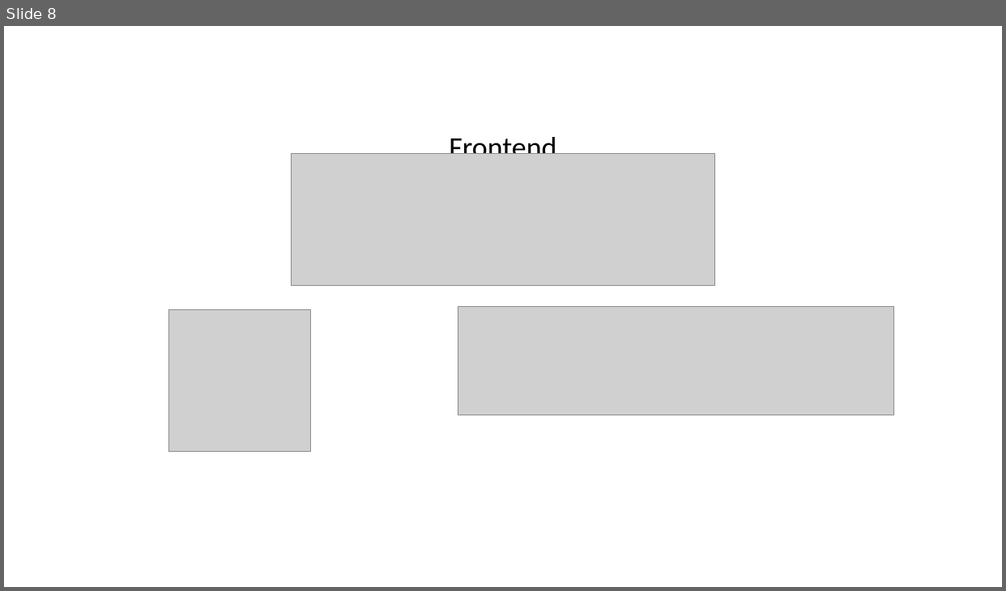
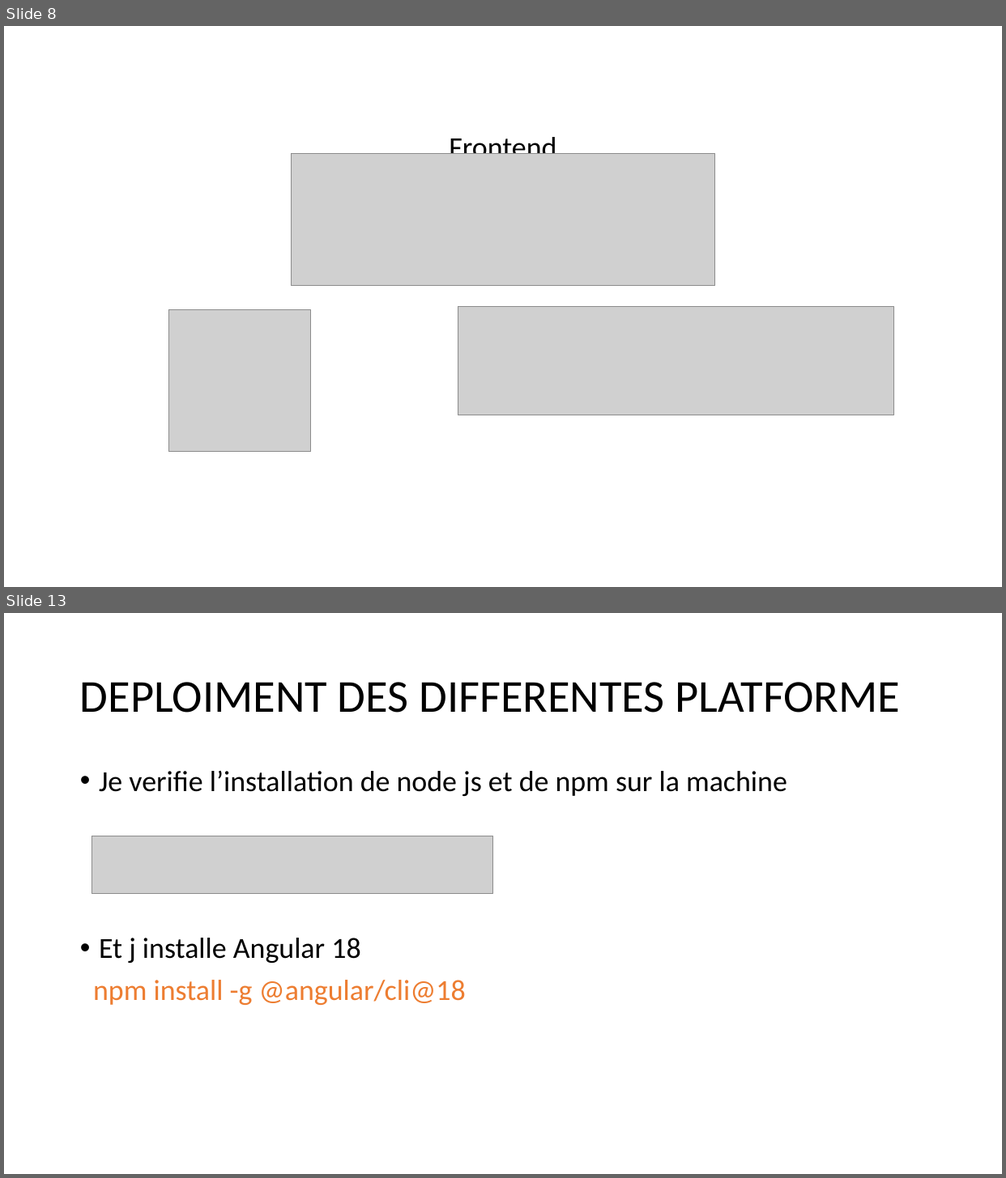
Before and after one commit to Soosuukee/shopcartfinal, a slide deck: SHOPCART.pptx. Shown one above the other, each under a label of ours: slide 8 before the commit, slides 8 and 13 after it; the slides between them are not shown. The pictures are 1006x591 and 1006x1178 pixels, drawn with LibreOffice and Linux fonts; fonts in the diff are those of the drawing; grey boxes stand for pictures. Boxes give left, top, right and bottom in pixels: in the first picture for what was removed or moved away, otherwise in the second. Text is boxed around its words. In the diff, an @@ line names an element or a change of style, - is before the commit and + after.

```diff
--- a/SHOPCART.pptx
+++ b/SHOPCART.pptx
@@ slide 13 added at (x1=4, y1=613, x2=1002, y2=1174), background #FFFFFF @@
@@ title added at (x1=80, y1=682, x2=901, y2=713), 44 pt, text #000000 @@
+DEPLOIMENT DES DIFFERENTES PLATFORME
@@ text added at (x1=93, y1=771, x2=787, y2=1005), 28 pt, text #000000 @@
+• Je verifie l’installation de node js et de npm sur la machine
+• Et j installe Angular 18
+npm install -g @angular/cli@18
@@ picture added at (x1=92, y1=836, x2=493, y2=894) @@
```
Also in this commit, not shown: 1 slide changed, 11 other slides added, 45 other files.
